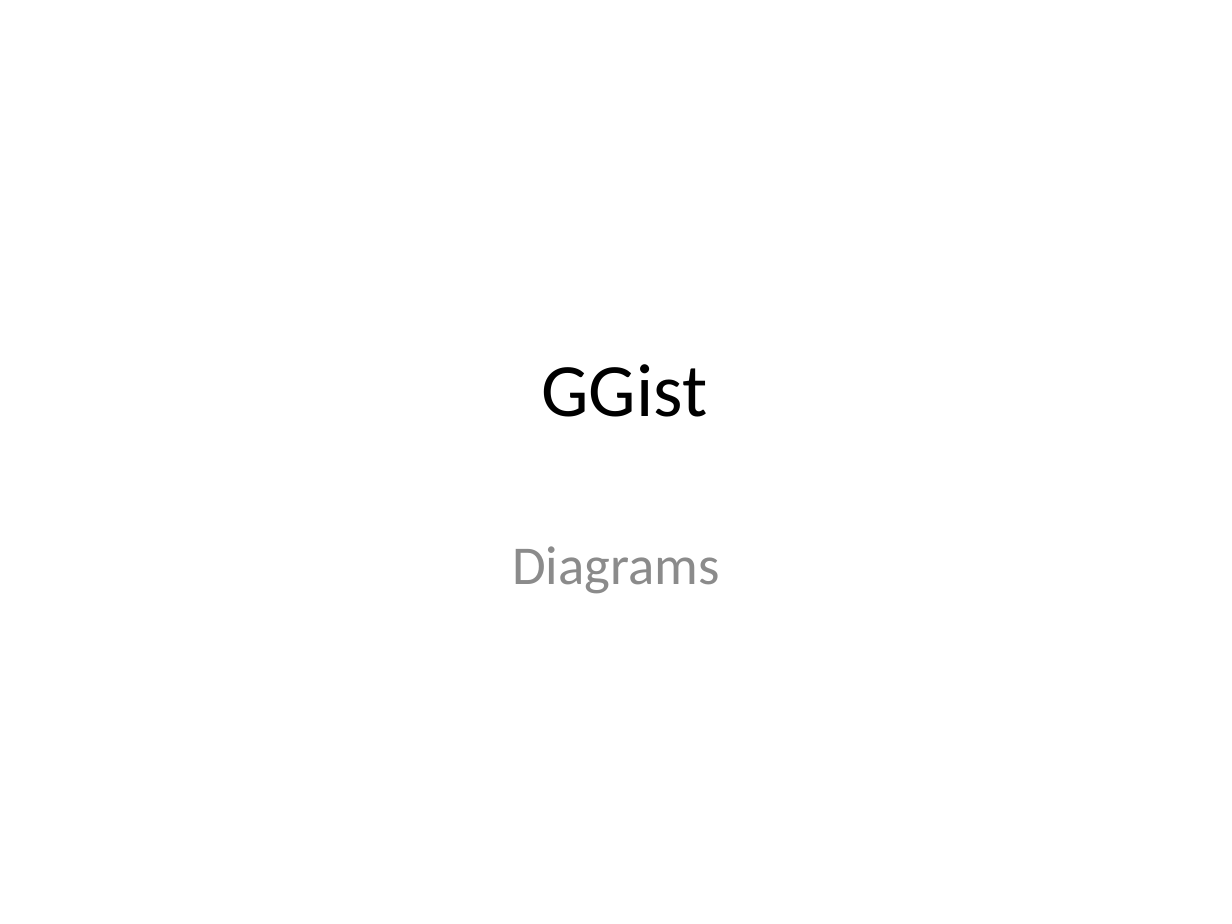
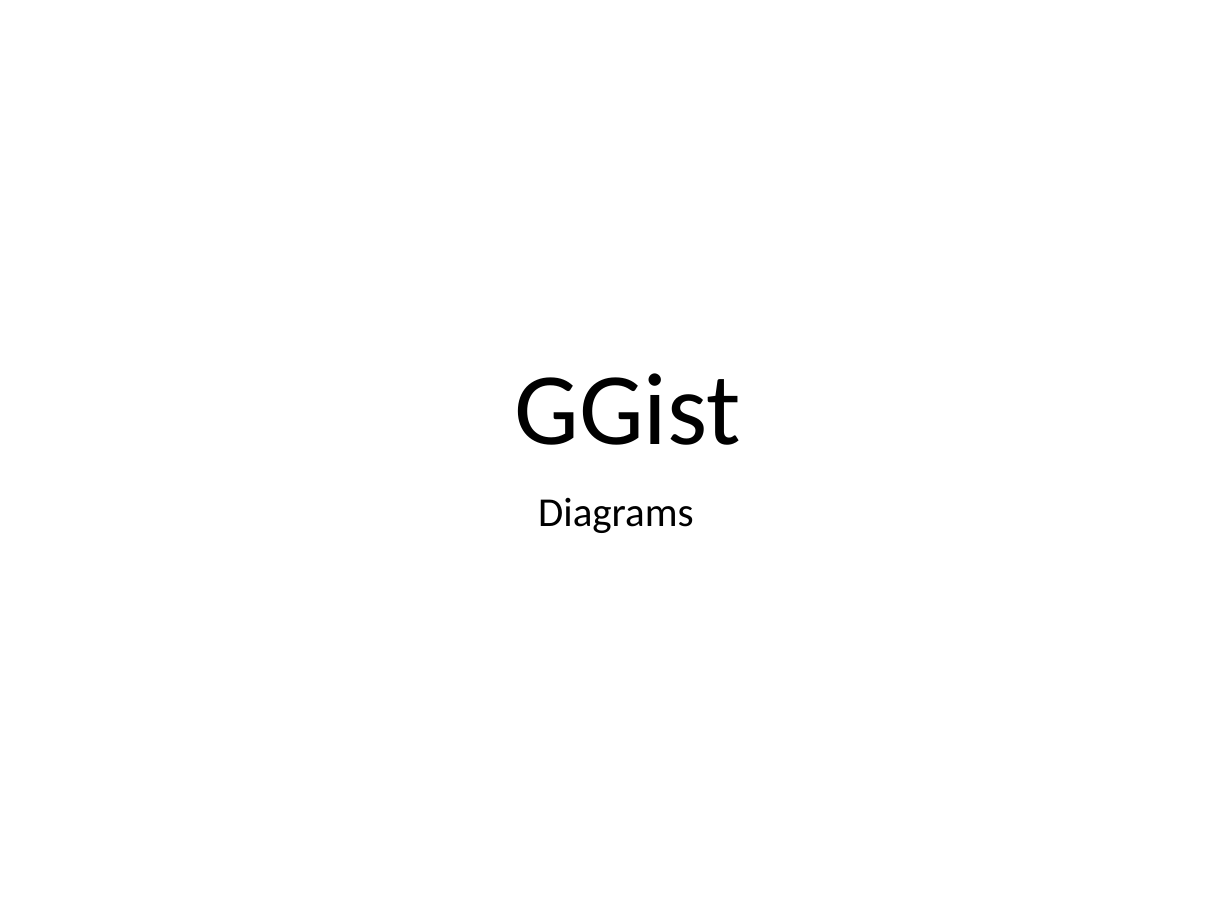
Before and after one commit to nus-cs2103-AY1617S1/addressbook-level4, a slide deck: slide 1 of docs/diagrams/Diagrams.pptx. Drawn at 1232x924 pixels with LibreOffice and Linux fonts; fonts in the diff are those of the drawing. Boxes give left, top, right and bottom in pixels: in the first picture for what was removed or moved away, otherwise in the second. Text is boxed around its words. In the diff, an @@ line names an element or a change of style, - is before the commit and + after.

```diff
--- a/docs/diagrams/Diagrams.pptx
+++ b/docs/diagrams/Diagrams.pptx
@@ title "GGist": place and size @@
-title "GGist" at [541,364,707,417]
+title "GGist" at [514,373,740,445]
@@ title "GGist" at [514,373,740,445]: size 44 to 60 pt; line spacing 1 to 0.9; vertical alignment middle to bottom @@
@@ subtitle "Diagrams": place and size @@
-subtitle "Diagrams" at [512,546,720,594]
+subtitle "Diagrams" at [538,497,694,533]
@@ subtitle "Diagrams" at [538,497,694,533]: size 32 to 24 pt, text colour #8C8C8C to #000000; line spacing 1 to 0.9; more space between paragraphs @@
```
Also in this commit, not shown: 7 other slides changed, 1 slide added, 20 other files.
